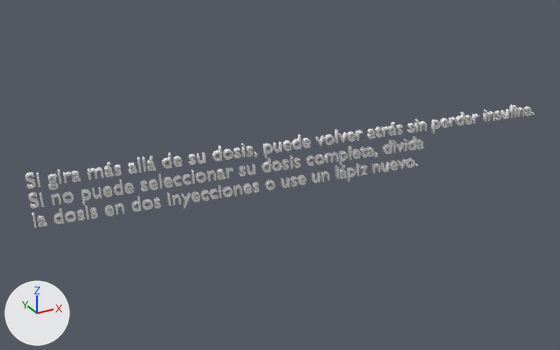
One commit to the Blender file Medical/Assets/AR2/Seba/Textos/Paso 6/Paso6.4.blend: the scene before it, then after it.
Rendered twice from a camera (50 mm lens) standing at (-11.1, -30.4, 14.9) and looking at (6.1, 1.0, -0.8). Arrows for +X, +Y and +Z are at lower left; the lights stay in place.

In view in the first picture: 'Text'.
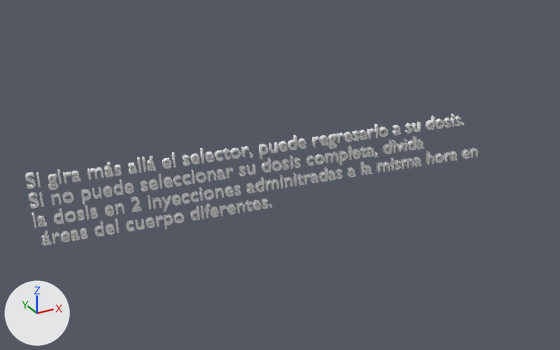
What the commit changed:
In text 'Text' (txt_text), body goes from 'Si gira más allá de su dosis, puede volver atrás sin perder insulina. \nSi no puede seleccionar su dosis completa, divida \nla dosis en dos inyecciones o use un lápiz nuevo.' to 'Si gira más allá el selector, puede regresarlo a su dosis. \nSi no puede seleccionar su dosis completa, divida \nla dosis en 2 inyecciones adminitradas a la misma hora en\n áreas del cuerpo diferentes.'.

Location of each change, (x1, y1, x2, y2) in pixels of the pictures (560 x 350 px):
'Text', text changed
    before: (25, 105, 534, 228)
    after: (25, 114, 478, 246)
